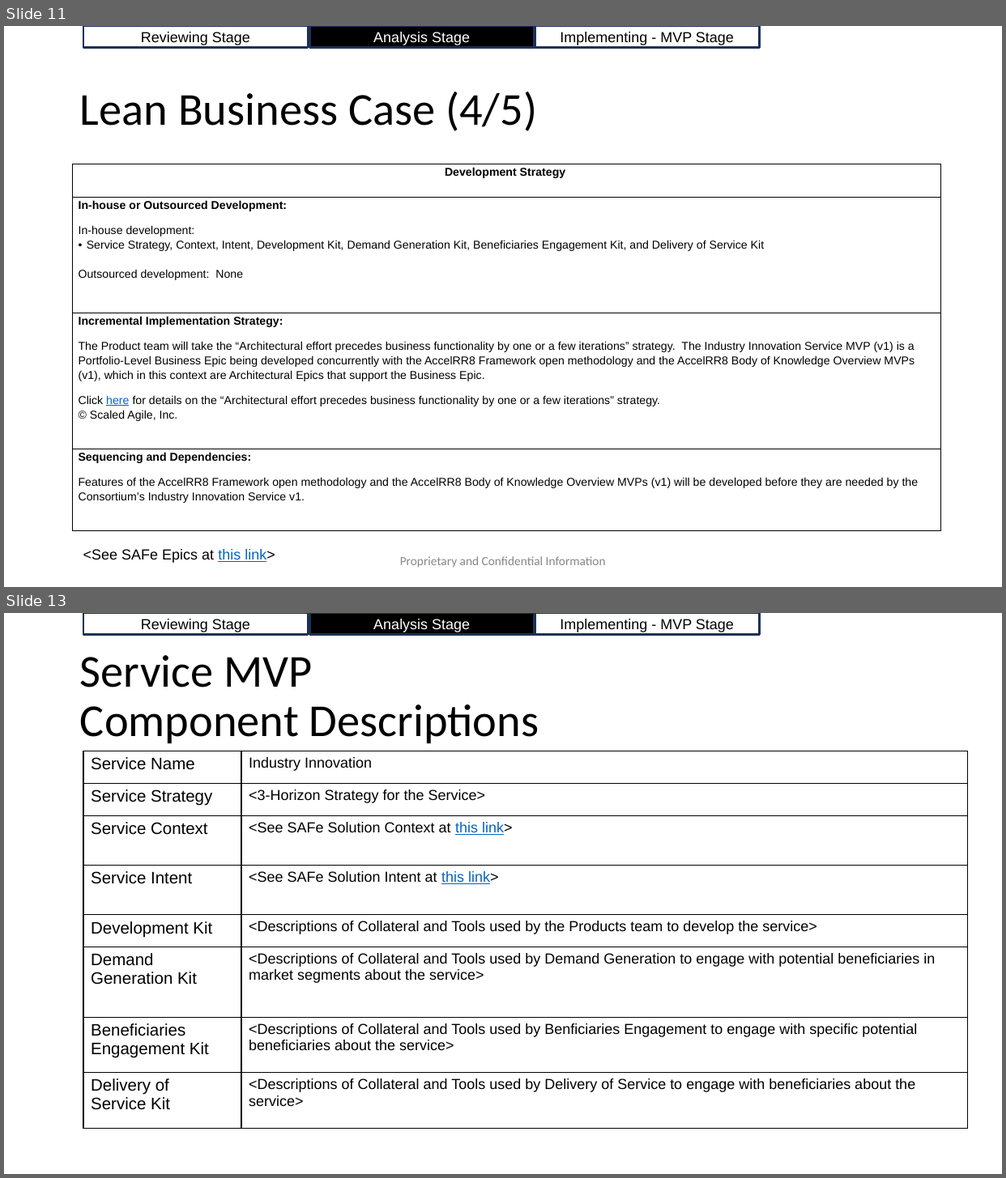
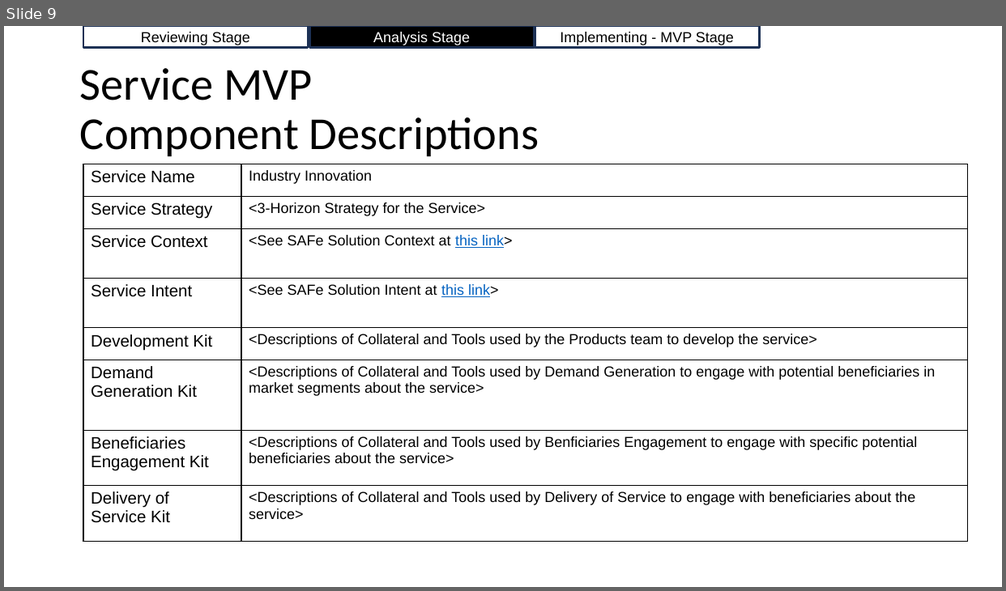
Before and after one commit to AccelRR8-Consortium-NonProfit/Management-Public, a slide deck: docs/2_Value_Creation/2a_Product/Industry_Innovation/Industry_Innovation_v1_Lean_Business_Case.pptx. Shown one above the other, each under a label of ours: slides 11 and 13 before the commit, slide 9 after it; the slides between them are not shown. The pictures are 1006x1178 and 1006x591 pixels, drawn with LibreOffice and Linux fonts; fonts in the diff are those of the drawing; background and template pictures are left out. Boxes give left, top, right and bottom in pixels: in the first picture for what was removed or moved away, otherwise in the second. Text is boxed around its words. In the diff, an @@ line names an element or a change of style, - is before the commit and + after.

Commit message:
Updated the Industry Innovation Deliverables Overview

```diff
--- a/docs/2_Value_Creation/2a_Product/Industry_Innovation/Industry_Innovation_v1_Lean_Business_Case.pptx
+++ b/docs/2_Value_Creation/2a_Product/Industry_Innovation/Industry_Innovation_v1_Lean_Business_Case.pptx
@@ slide 11 removed at <box>4,26,1002,587</box>, background #FFFFFF @@
@@ rectangle removed at <box>83,26,308,48</box> @@
-Reviewing Stage
@@ rectangle removed at <box>309,26,534,48</box> @@
-Analysis Stage
@@ rectangle removed at <box>535,26,760,48</box> @@
-Implementing - MVP Stage
@@ title removed at <box>80,92,537,131</box> @@
-Lean Business Case (4/5)
@@ table removed at <box>73,165,941,535</box>, 4 rows, 1 columns @@
-Development Strategy
-In-house or Outsourced Development: / In-house development: / Service Strategy, Context, Intent, Development Kit, Demand Generation Kit, Beneficiaries Engagement Kit, and Delivery of Service Kit / Outsourced development: None
-Incremental Implementation Strategy: / The Product team will take the “Architectural effort precedes business functionality by one or a few iterations” strategy. The Industry Innovation Service MVP (v1) is a Portfolio-Level Business Epic being developed concurrently with the AccelRR8 Framework open methodology and the AccelRR8 Body of Knowledge Overview MVPs (v1), which in this context are Architectural Epics that support the Business Epic. / Click here for details on the “Architectural effort precedes business functionality by one or a few iterations” strategy. © Scaled Agile, Inc.
-Sequencing and Dependencies: / Features of the AccelRR8 Framework open methodology and the AccelRR8 Body of Knowledge Overview MVPs (v1) will be developed before they are needed by the Consortium’s Industry Innovation Service v1.
@@ text removed at <box>83,549,275,563</box> @@
-<See SAFe Epics at this link>
@@ text removed at <box>400,557,606,568</box> @@
-Proprietary and Confidential Information
@@ what was slide 13 is now slide 9 @@
```
Also in this commit, not shown: 2 slides changed, 3 other slides removed, 6 other files.
